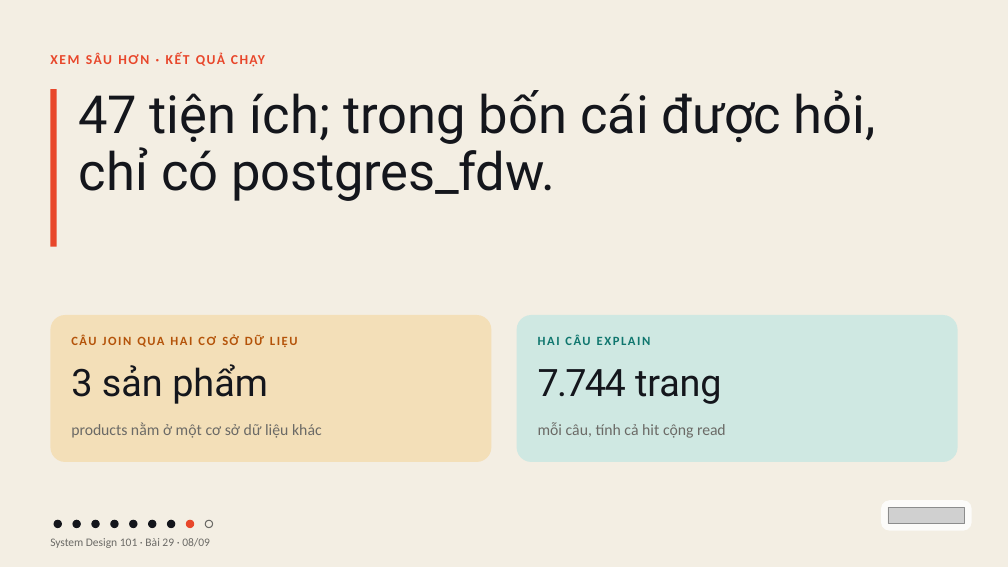
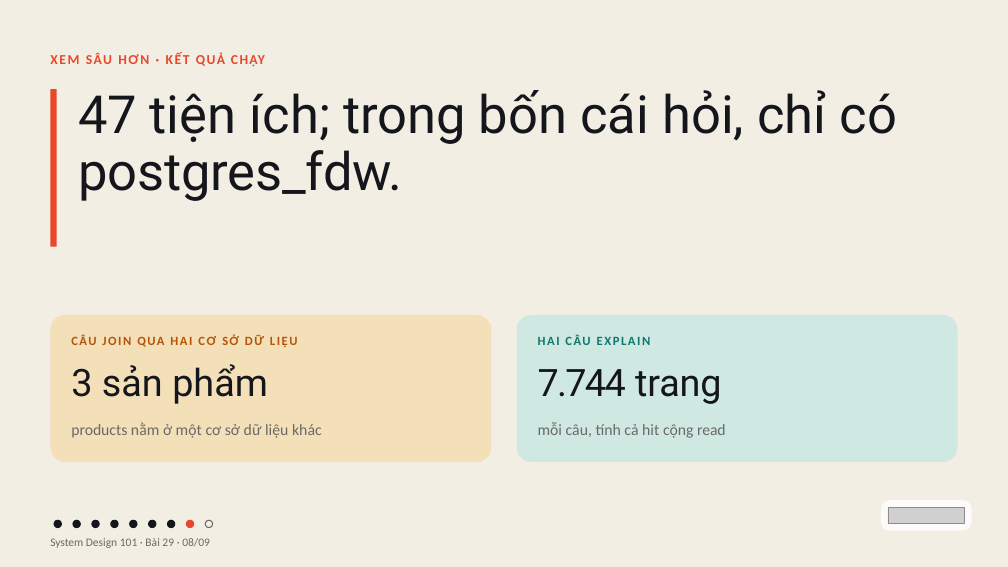
Before and after one commit to vohoailinh90/tool-marketing-studio, a slide deck: slide 8 of system-design-101/vi/lessons/sd-04-029/slides/sd-04-029.pptx. Drawn at 1008x567 pixels with LibreOffice and Linux fonts; fonts in the diff are those of the drawing; grey boxes stand for pictures. Boxes give left, top, right and bottom in pixels: in the first picture for what was removed or moved away, otherwise in the second. Text is boxed around its words. In the diff, an @@ line names an element or a change of style, - is before the commit and + after.

```diff
--- a/system-design-101/vi/lessons/sd-04-029/slides/sd-04-029.pptx
+++ b/system-design-101/vi/lessons/sd-04-029/slides/sd-04-029.pptx
@@ text at (79,90,897,201): text changed @@
-47 tiện ích; trong bốn cái được hỏi, chỉ có postgres_fdw.
+47 tiện ích; trong bốn cái hỏi, chỉ có postgres_fdw.
```
Also in this commit, not shown: 5 other slides changed, 4 other files.
